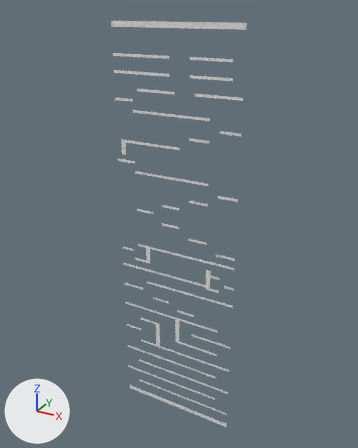
Before and after pictures for a commit that changed the OBJ model Assets/Tiled2Unity/Meshes/level1-2 template.obj.
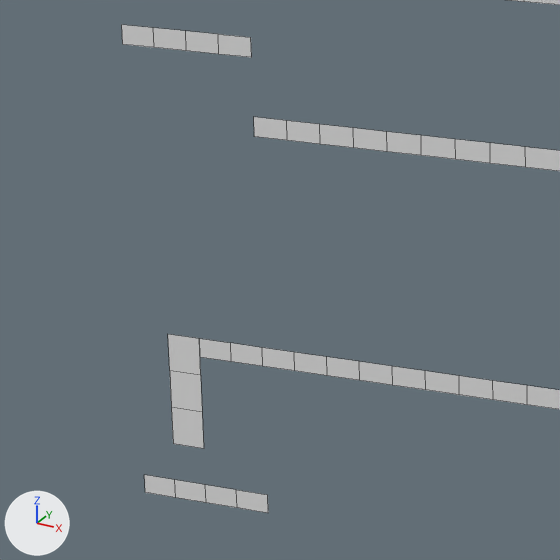
Each version is shown whole from a 50 mm lens placed at (48.1, -125.6, 3.8), pointed at (-22.7, 3.2, -60.6), then close up on the part from 28% to 49% of the width and 21% to 38% of the height. Lighting does not change. The marker at lower left points along +X, +Y and +Z. The close-ups show mesh edges as thin lines. Where no turn or scale is listed for an object, it has been applied to the vertices.

The first close-up shows 'level1-2 template'.
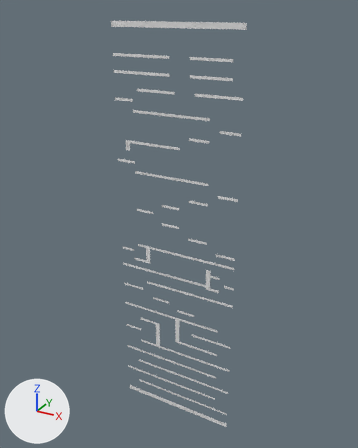
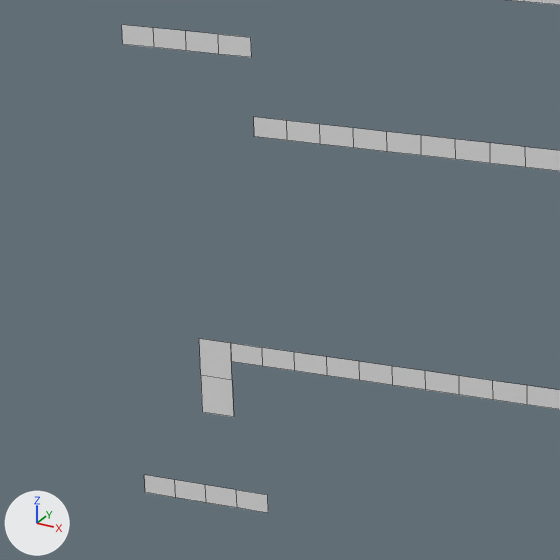
Pixel boxes [x1, y1, x2, y2] of what changed, in the close-ups (560 x 560 px):
part 1 of me_level1_2_template, cut back: before [168, 334, 231, 449]; after [199, 339, 233, 417]

Patch to the scene script:
```diff
--- a/Assets/Tiled2Unity/Meshes/level1-2 template.obj.py
+++ b/Assets/Tiled2Unity/Meshes/level1-2 template.obj.py
@@ me_level1_2_template @@
 me_level1_2_template.from_pydata(...)  # 1026 vertices, 470 faces; spans x -43.2..-1.6, y 0.0, z -134.4..0.0
 # used by ob_level1_2_template; location = (0.0, 0.0, 0.0)
 # verts and faces of me_level1_2_template; kept vertices keep their numbers, new ones are numbered from 1026
 # before: 54 (-40.0, 0.0, -36.0) at pixel (200, 375), 55 (-41.6, 0.0, -36.0) at pixel (169, 370), 56 (-41.6, 0.0, -34.4) at pixel (167, 333), 57 (-40.0, 0.0, -34.4) at pixel (199, 338), 58 (-40.0, 0.0, -37.6) at pixel (202, 412)
 # before: 59 (-41.6, 0.0, -37.6) at pixel (171, 407), 60 (-40.0, 0.0, -39.2) at pixel (203, 448), 61 (-41.6, 0.0, -39.2) at pixel (173, 443), 376 (-38.4, 0.0, -35.2) at pixel (231, 361), 377 (-38.4, 0.0, -34.4) at pixel (230, 342)
 # before: 378 (-40.0, 0.0, -35.2) at pixel (199, 357)
+# me_level1_2_template part 1
+delete_vertices([55, 56, 59, 61, 378])  # with the faces that use them
+verts[60] = (-38.4, 0.0, -37.6)  # moved, pixel (233, 416)
+verts[1026] = (-38.4, 0.0, -36.0)  # pixel (232, 380)
+faces += [(54, 57, 377, 1026), (54, 1026, 60, 58)]
```
